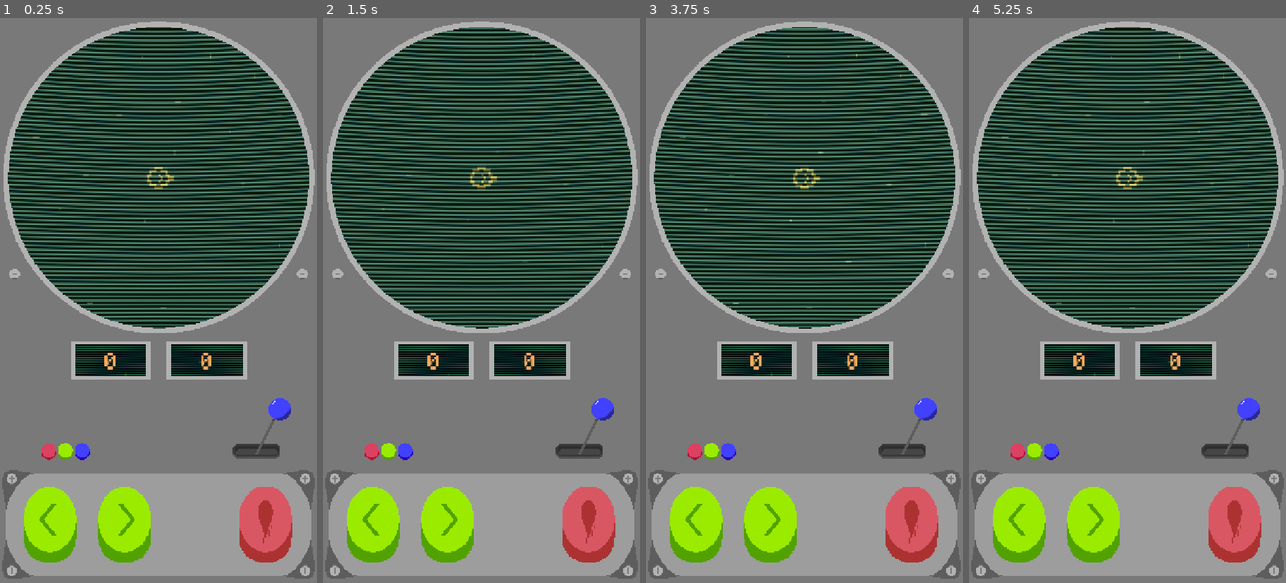
Above: before the commit, frames 1-4 (left to right).
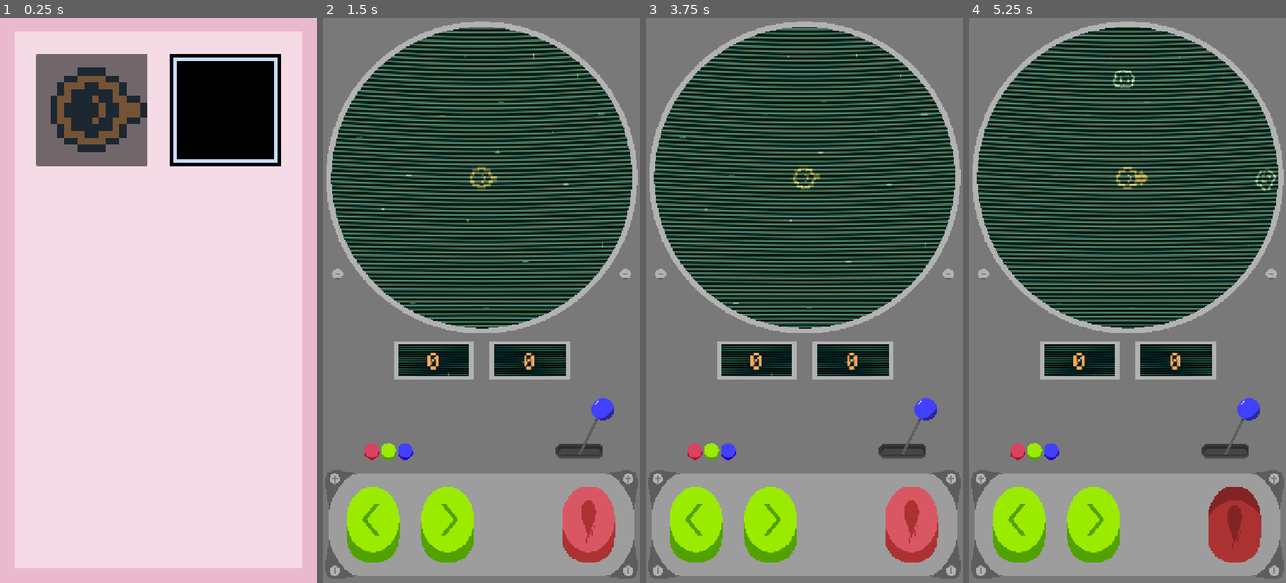
Above: after the commit, the same moments.

Repository: SickShortStick/MiniGames
Game: Godot game, scene res://Scenes/game_selector_scene.tscn
Two runs of this game, one before a commit and one after it. Both use one fixed random seed, a clock stepped at 60 frames per second and the inputs below. Before the commit the project starts from res://Scenes/Space/space_scene.tscn.
Inputs (mouse positions are in pixels of both pictures, inside the frame that each line leads up to):
- Up to frame 1 (0.25 s): no input
- Up to frame 2 (1.5 s): click (414, 108) at 0.52 s; click (481, 176) at 1.25 s
- Up to frame 3 (3.75 s): click (804, 176) at 2 s; click (804, 176) at 2.75 s; click (696, 526) at 3.5 s
- Up to frame 4 (5.25 s): click (1092, 526) at 4.25 s; click (1235, 526) at 5 s

The runs differ from the first frame. In frame 1, 97% of the frame differs, in the area x 0-100%, y 0-100%; in frame 2, less than 0.1%; in frame 3, less than 0.1%; in frame 4, 1.7%.
Error before the commit: Parse Error: Preload file "res://Assets/Sprites/PressedRotateButton.png" does not exist. (res://Scripts/Space/player.gd:9)

Commit message:
merged two games and made a prototype game selector

Diff:
--- /dev/null
+++ b/Assets/Switcheroo/Shaders/warp.gdshader
@@ -0,0 +1,23 @@
+shader_type canvas_item;
+
+uniform sampler2D screen_tex : hint_screen_texture;
+uniform vec2 death_center;  // in **normalized screen space** or pass in UV space
+uniform float time = 0.0;
+uniform float strength = 0.3;
+
+void fragment() {
+    // your normalized uv
+    vec2 uv = SCREEN_UV;
+    vec2 center = death_center;  // you’ll pass death_center already normalized (0..1)
+    vec2 dir = uv - center;
+    float dist = length(dir);
+
+    float warp = strength * exp(-dist * 8.0) * (1.0 - time);
+    uv -= dir * warp;
+
+    vec4 col = texture(screen_tex, uv);
+
+    col.rgb *= 1.0 - smoothstep(0.8, 1.0, time);
+
+    COLOR = col;
+}
--- a/Scenes/Space/space_scene.tscn
+++ b/Scenes/Space/space_scene.tscn
@@ -355,6 +355,7 @@
 scale = Vector2(1.00278, 1.25392)
 sprite_frames = SubResource("SpriteFrames_2anaj")
 autoplay = "default"
+metadata/_edit_lock_ = true
 
 [node name="Camera2D" type="Camera2D" parent="."]
 position = Vector2(360, 640)
--- /dev/null
+++ b/Scenes/Switcheroo/main_menu.tscn
@@ -0,0 +1,3 @@
+[gd_scene format=3 uid="uid://b28bw32sdnyri"]
+
+[node name="MainMenu" type="Node"]
--- /dev/null
+++ b/Scenes/Switcheroo/player.tscn
@@ -0,0 +1,93 @@
+[gd_scene load_steps=10 format=3 uid="uid://l0rtfcf7lmh5"]
+
+[ext_resource type="Script" uid="uid://bwt7iva8s5wmx" path="res://Scripts/Switcheroo/player.gd" id="1_cvnsp"]
+[ext_resource type="Texture2D" uid="uid://yyfyg2riv5wt" path="res://Assets/Switcheroo/Sprites/Player.png" id="1_v0iea"]
+[ext_resource type="Texture2D" uid="uid://bsglkhv2o5ero" path="res://Assets/Switcheroo/Sprites/DieParticle.png" id="3_6t5aa"]
+
+[sub_resource type="RectangleShape2D" id="RectangleShape2D_cvnsp"]
+size = Vector2(128, 128)
+
+[sub_resource type="Animation" id="Animation_fkybt"]
+length = 0.001
+tracks/0/type = "value"
+tracks/0/imported = false
+tracks/0/enabled = true
+tracks/0/path = NodePath("Sprite2D:scale")
+tracks/0/interp = 1
+tracks/0/loop_wrap = true
+tracks/0/keys = {
+"times": PackedFloat32Array(0),
+"transitions": PackedFloat32Array(1),
+"update": 0,
+"values": [Vector2(1, 1)]
+}
+
+[sub_resource type="Animation" id="Animation_vgqql"]
+resource_name = "die"
+length = 0.5
+tracks/0/type = "value"
+tracks/0/imported = false
+tracks/0/enabled = true
+tracks/0/path = NodePath("Sprite2D:scale")
+tracks/0/interp = 1
+tracks/0/loop_wrap = true
+tracks/0/keys = {
+"times": PackedFloat32Array(0, 0.5),
+"transitions": PackedFloat32Array(0.133972, 0.189465),
+"update": 0,
+"values": [Vector2(1, 1), Vector2(0, 0)]
+}
+
+[sub_resource type="AnimationLibrary" id="AnimationLibrary_x3wgy"]
+_data = {
+&"RESET": SubResource("Animation_fkybt"),
+&"die": SubResource("Animation_vgqql")
+}
+
+[sub_resource type="Curve" id="Curve_3smsa"]
+_limits = [0.0, 100.0, 0.0, 1.0]
+_data = [Vector2(0, 1), 0.0, 0.0, 0, 0, Vector2(1, 100), 0.0, 0.0, 0, 0]
+point_count = 2
+
+[sub_resource type="Curve" id="Curve_8erm5"]
+_data = [Vector2(0, 1), 0.0, 0.0, 0, 0, Vector2(0.827982, 0.696616), -1.73918, -1.73918, 0, 0, Vector2(1, 0), 0.0, 0.0, 0, 0]
+point_count = 3
+
+[node name="Player" type="CharacterBody2D"]
+up_direction = Vector2(1, 0)
+script = ExtResource("1_cvnsp")
+
+[node name="Sprite2D" type="Sprite2D" parent="."]
+texture = ExtResource("1_v0iea")
+
+[node name="HitBox" type="CollisionShape2D" parent="."]
+shape = SubResource("RectangleShape2D_cvnsp")
+
+[node name="Checker" type="RayCast2D" parent="."]
+position = Vector2(-1080, 0)
+target_position = Vector2(2160, 0)
+
+[node name="AnimationPlayer" type="AnimationPlayer" parent="."]
+libraries = {
+&"": SubResource("AnimationLibrary_x3wgy")
+}
+
+[node name="CPUParticles2D" type="CPUParticles2D" parent="."]
+emitting = false
+amount = 12
+texture = ExtResource("3_6t5aa")
+one_shot = true
+speed_scale = 1.2
+explosiveness = 1.0
+direction = Vector2(0, 0)
+spread = 180.0
+gravity = Vector2(0, 0)
+initial_velocity_min = 40.0
+initial_velocity_max = 236.56
+angular_velocity_min = -80.0
+angular_velocity_max = 80.0
+damping_max = 4.0
+damping_curve = SubResource("Curve_3smsa")
+scale_amount_min = 0.0
+scale_amount_max = 2.0
+scale_amount_curve = SubResource("Curve_8erm5")
--- /dev/null
+++ b/Scenes/Switcheroo/spike.tscn
@@ -0,0 +1,23 @@
+[gd_scene load_steps=3 format=3 uid="uid://bg6sjbqrxq7ee"]
+
+[ext_resource type="Script" uid="uid://cisdj46w2u5sh" path="res://Scripts/Switcheroo/spike.gd" id="1_arjuu"]
+[ext_resource type="Texture2D" uid="uid://buw1e7wexdhmq" path="res://Assets/Switcheroo/Sprites/Spike.png" id="2_1hdpb"]
+
+[node name="Spike" type="RigidBody2D" groups=["Spikes"]]
+collision_mask = 0
+gravity_scale = 0.0
+script = ExtResource("1_arjuu")
+metadata/_custom_type_script = "uid://cisdj46w2u5sh"
+
+[node name="Sprite2D" type="Sprite2D" parent="."]
+position = Vector2(1, 0)
+scale = Vector2(0.66, 0.66)
+texture = ExtResource("2_1hdpb")
+
+[node name="HitBox" type="CollisionPolygon2D" parent="."]
+position = Vector2(1, 0)
+polygon = PackedVector2Array(-42, 42, 40, 0, -42, -42)
+
+[node name="VisibleOnScreenNotifier2D" type="VisibleOnScreenNotifier2D" parent="."]
+
+[connection signal="screen_exited" from="VisibleOnScreenNotifier2D" to="." method="_on_visible_on_screen_notifier_2d_screen_exited"]
--- /dev/null
+++ b/Scenes/Switcheroo/switcheroo_main.tscn
@@ -0,0 +1,88 @@
+[gd_scene load_steps=8 format=3 uid="uid://dub6edtrv62kq"]
+
+[ext_resource type="Script" uid="uid://c6xbvaj0isa8b" path="res://Scripts/Switcheroo/main_scene.gd" id="1_kv5jy"]
+[ext_resource type="PackedScene" uid="uid://dp8ixhmcy1l1w" path="res://Scenes/Switcheroo/wall.tscn" id="2_2im1x"]
+[ext_resource type="Texture2D" uid="uid://cvmij0sbnrsv5" path="res://Assets/Switcheroo/Sprites/Background2.png" id="3_n23da"]
+[ext_resource type="Theme" uid="uid://dhtvdxlmw8lkj" path="res://Themes/Switcheroo/game_theme.tres" id="4_l8eli"]
+[ext_resource type="PackedScene" uid="uid://l0rtfcf7lmh5" path="res://Scenes/Switcheroo/player.tscn" id="6_lj4b1"]
+[ext_resource type="Script" uid="uid://docw7h8lc18i3" path="res://Scripts/Switcheroo/spike_spawner.gd" id="7_fnt4c"]
+[ext_resource type="Script" uid="uid://og37fecq3t87" path="res://Scripts/Switcheroo/game_info.gd" id="8_gle7t"]
+
+[node name="MainScene" type="Node"]
+script = ExtResource("1_kv5jy")
+
+[node name="LeftWall" parent="." instance=ExtResource("2_2im1x")]
+position = Vector2(16, 960)
+collision_layer = 2
+
+[node name="RightWall" parent="." instance=ExtResource("2_2im1x")]
+position = Vector2(704, 960)
+collision_layer = 2
+
+[node name="CanvasLayer" type="CanvasLayer" parent="."]
+layer = -1
+
+[node name="Control" type="Control" parent="CanvasLayer"]
+layout_mode = 3
+anchors_preset = 15
+anchor_right = 1.0
+anchor_bottom = 1.0
+grow_horizontal = 2
+grow_vertical = 2
+theme = ExtResource("4_l8eli")
+
+[node name="ScoreLabel" type="Label" parent="CanvasLayer/Control"]
+layout_mode = 1
+anchors_preset = 10
+anchor_right = 1.0
+offset_bottom = 23.0
+grow_horizontal = 2
+text = "0"
+horizontal_alignment = 1
+vertical_alignment = 1
+
+[node name="PanelContainer" type="PanelContainer" parent="CanvasLayer/Control"]
+layout_mode = 0
+offset_right = 40.0
+offset_bottom = 40.0
+
+[node name="BG" type="Sprite2D" parent="CanvasLayer/Control"]
+visible = false
+position = Vector2(540, 960)
+texture = ExtResource("3_n23da")
+
+[node name="TextureRect" type="TextureRect" parent="CanvasLayer/Control"]
+layout_mode = 1
+anchors_preset = 15
+anchor_right = 1.0
+anchor_bottom = 1.0
+grow_horizontal = 2
+grow_vertical = 2
+texture = ExtResource("3_n23da")
+expand_mode = 1
+
+[node name="Player" parent="." instance=ExtResource("6_lj4b1")]
+z_index = 5
+position = Vector2(112, 1058)
+scale = Vector2(0.66, 0.66)
+collision_mask = 3
+falling_speed = 12000
+jumping_speed = 2400
+switching_sides_speed = 160
+
+[node name="RightSpawnPoint" type="Node2D" parent="."]
+position = Vector2(646, 0)
+
+[node name="LeftSpawnPoint" type="Node2D" parent="."]
+position = Vector2(72, 0)
+
+[node name="SpikeSpawner" type="Node" parent="."]
+script = ExtResource("7_fnt4c")
+
+[node name="SpawnerTimer" type="Timer" parent="SpikeSpawner"]
+autostart = true
+
+[node name="GameInfo" type="Node" parent="."]
+script = ExtResource("8_gle7t")
+
+[connection signal="timeout" from="SpikeSpawner/SpawnerTimer" to="SpikeSpawner" method="_on_spawner_timer_timeout"]
--- /dev/null
+++ b/Scenes/Switcheroo/wall.tscn
@@ -0,0 +1,15 @@
+[gd_scene load_steps=3 format=3 uid="uid://dp8ixhmcy1l1w"]
+
+[ext_resource type="Texture2D" uid="uid://n3hart6esydg" path="res://Assets/Switcheroo/Sprites/Wall.png" id="1_d155t"]
+
+[sub_resource type="RectangleShape2D" id="RectangleShape2D_yjehn"]
+size = Vector2(32, 1980)
+
+[node name="Wall" type="StaticBody2D"]
+
+[node name="Sprite2D" type="Sprite2D" parent="."]
+texture = ExtResource("1_d155t")
+
+[node name="HitBox" type="CollisionShape2D" parent="."]
+shape = SubResource("RectangleShape2D_yjehn")
+debug_color = Color(0, 0.6, 0.701961, 0)
--- /dev/null
+++ b/Scenes/game_selector_scene.tscn
@@ -0,0 +1,74 @@
+[gd_scene load_steps=5 format=3 uid="uid://c637fhnoerkqf"]
+
+[ext_resource type="Script" uid="uid://br1d0th12sdh7" path="res://Scripts/game_selector_scene.gd" id="1_125nu"]
+[ext_resource type="Theme" uid="uid://dp6cohntb8t8f" path="res://Themes/GameSelectTheme.tres" id="1_mvent"]
+[ext_resource type="Texture2D" uid="uid://m55bqhd11jyq" path="res://Assets/Space/Sprites/Player.svg" id="3_fn1gr"]
+[ext_resource type="Texture2D" uid="uid://yyfyg2riv5wt" path="res://Assets/Switcheroo/Sprites/Player.png" id="4_160eo"]
+
+[node name="GameSelectorScene" type="Node"]
+script = ExtResource("1_125nu")
+
+[node name="Control" type="Control" parent="."]
+layout_mode = 3
+anchors_preset = 15
+anchor_right = 1.0
+anchor_bottom = 1.0
+grow_horizontal = 2
+grow_vertical = 2
+theme = ExtResource("1_mvent")
+
+[node name="PanelContainer" type="PanelContainer" parent="Control"]
+layout_mode = 1
+anchors_preset = 15
+anchor_right = 1.0
+anchor_bottom = 1.0
+grow_horizontal = 2
+grow_vertical = 2
+
+[node name="MarginContainer" type="MarginContainer" parent="Control/PanelContainer"]
+layout_mode = 2
+
+[node name="VBoxContainer" type="VBoxContainer" parent="Control/PanelContainer/MarginContainer"]
+layout_mode = 2
+
+[node name="HBoxContainer" type="HBoxContainer" parent="Control/PanelContainer/MarginContainer/VBoxContainer"]
+layout_mode = 2
+size_flags_vertical = 4
+
+[node name="SpaceTex" type="TextureRect" parent="Control/PanelContainer/MarginContainer/VBoxContainer/HBoxContainer"]
+layout_mode = 2
+size_flags_horizontal = 3
+texture = ExtResource("3_fn1gr")
+expand_mode = 4
+stretch_mode = 4
+
+[node name="Space" type="Button" parent="Control/PanelContainer/MarginContainer/VBoxContainer/HBoxContainer/SpaceTex"]
+layout_mode = 1
+anchors_preset = 15
+anchor_right = 1.0
+anchor_bottom = 1.0
+grow_horizontal = 2
+grow_vertical = 2
+size_flags_horizontal = 3
+size_flags_vertical = 4
+
+[node name="Switcheroo" type="Button" parent="Control/PanelContainer/MarginContainer/VBoxContainer/HBoxContainer"]
+layout_mode = 2
+size_flags_horizontal = 3
+
+[node name="SwitcherooTex" type="TextureRect" parent="Control/PanelContainer/MarginContainer/VBoxContainer/HBoxContainer/Switcheroo"]
+layout_mode = 1
+anchors_preset = 13
+anchor_left = 0.5
+anchor_right = 0.5
+anchor_bottom = 1.0
+offset_left = -40.0
+offset_right = 40.0
+grow_horizontal = 2
+grow_vertical = 2
+size_flags_horizontal = 3
+texture = ExtResource("4_160eo")
+expand_mode = 2
+
+[connection signal="pressed" from="Control/PanelContainer/MarginContainer/VBoxContainer/HBoxContainer/SpaceTex/Space" to="." method="_on_space_pressed"]
+[connection signal="pressed" from="Control/PanelContainer/MarginContainer/VBoxContainer/HBoxContainer/Switcheroo" to="." method="_on_button_pressed"]
--- a/Scripts/Space/asteroid_spawner.gd
+++ b/Scripts/Space/asteroid_spawner.gd
@@ -3,7 +3,7 @@
 
 @export var asteroid_speed = 100
 @onready var player: Area2D = $"../Player"
-const ASTEROID = preload("res://Scenes/asteroid.tscn")
+const ASTEROID = preload("res://Scenes/Space/asteroid.tscn")
 @onready var spawn_line: PathFollow2D = $"../Path2D/SpawnLine"
 @onready var path_2d: Path2D = $"../Path2D"
 
--- a/Scripts/Space/player.gd
+++ b/Scripts/Space/player.gd
@@ -6,10 +6,10 @@
 @export var BULLET_SCENE : PackedScene
 @onready var bullet_position: Node2D = $BulletPosition
 @onready var animated_sprite_2d: AnimatedSprite2D = $AnimatedSprite2D
-const PRESSED_ROTATE_BUTTON = preload("res://Assets/Sprites/PressedRotateButton.png")
-const ROTATE_BUTTON = preload("res://Assets/Sprites/RotateButton.png")
-const SHOOT_BUTTON_PRESSED = preload("res://Assets/Sprites/ShootButtonPressed.png")
-const SHOOT_BUTTON = preload("res://Assets/Sprites/ShootButton.png")
+const PRESSED_ROTATE_BUTTON = preload("res://Assets/Space/Sprites/PressedRotateButton.png")
+const ROTATE_BUTTON = preload("res://Assets/Space/Sprites/RotateButton.png")
+const SHOOT_BUTTON_PRESSED = preload("res://Assets/Space/Sprites/ShootButtonPressed.png")
+const SHOOT_BUTTON = preload("res://Assets/Space/Sprites/ShootButton.png")
 
 @onready var left_button_texture: TextureRect = $"../GUI/Control/MarginContainer/BtnGroup/HBoxContainer/LeftButtonTexture"
 @onready var right_button_texture: TextureRect = $"../GUI/Control/MarginContainer/BtnGroup/HBoxContainer/RightButtonTexture"
--- a/Scripts/Space/power_up_spawner.gd
+++ b/Scripts/Space/power_up_spawner.gd
@@ -1,7 +1,7 @@
 extends Node
 
 
-const ICE = preload("res://Scenes/ice.tscn")
+const ICE = preload("res://Scenes/Space/ice.tscn")
 @export var ice_speed = 100
 @onready var player_position = $"../Player".position
 @onready var spawn_line: PathFollow2D = $"../Path2D/SpawnLine"
--- a/Scripts/Space/space_scene.gd
+++ b/Scripts/Space/space_scene.gd
@@ -4,9 +4,9 @@
 var score = 0
 @onready var score_label: Label = $GUI/Control/ScoreTextureRect/ScoreLabel
 
-const DEBREE = preload("res://Scenes/debree.tscn")
-const BULLET_DEBREE = preload("res://Scenes/bullet_debree.tscn")
-const ICE_DEBREE = preload("res://Scenes/ice_debree.tscn")
+const DEBREE = preload("res://Scenes/Space/debree.tscn")
+const BULLET_DEBREE = preload("res://Scenes/Space/bullet_debree.tscn")
+const ICE_DEBREE = preload("res://Scenes/Space/ice_debree.tscn")
 
 @onready var cam = $Camera2D
 @onready var screen_size = get_viewport().size
@@ -15,8 +15,8 @@
 @onready var inner_circle: Sprite2D = $GUI/Control/OuterCircle/InnerCircle
 @onready var retry_button_texture: TextureRect = $GUI/Control/OuterCircle/InnerCircle/RetryButtonTexture
 
-const CRT_EFFECT = preload("res://ScreenEffect/crt_effect.gdshader")
-const GAME_OVER_CRT_EFFECT = preload("res://ScreenEffect/game_over_crt_effect.gdshader")
+const CRT_EFFECT = preload("res://ScreenEffect/Space/crt_effect.gdshader")
+const GAME_OVER_CRT_EFFECT = preload("res://ScreenEffect/Space/game_over_crt_effect.gdshader")
 
 @onready var crt: ColorRect = $GUI/CRT
 
--- /dev/null
+++ b/Scripts/Switcheroo/game_info.gd
@@ -0,0 +1,15 @@
+extends Node
+
+
+var score = 0
+var high_score = 0
+var lost = false
+
+
+func scored():
+	score += 1
+
+
+func game_over():
+	lost = true
+	get_tree().call_group("Spikes", "stop")
--- /dev/null
+++ b/Scripts/Switcheroo/main_scene.gd
@@ -0,0 +1,8 @@
+extends Node
+
+
+@onready var score_label: Label = $CanvasLayer/Control/ScoreLabel
+
+
+func change_score_label():
+	score_label.set_text(str(GameInfo.score))
--- /dev/null
+++ b/Scripts/Switcheroo/player.gd
@@ -0,0 +1,75 @@
+extends CharacterBody2D
+
+
+var gravity = ProjectSettings.get("physics/2d/default_gravity")
+var minimum_distance_for_swipe = 200
+var is_clicking = false
+var click_starting_position = Vector2.ZERO
+var click_ending_position = Vector2.ZERO
+var is_jumping = false
+
+
+var last_spike_collision = null
+
+
+@export var falling_speed : int = 10
+@export var jumping_speed : int = 10
+@export var switching_sides_speed : int = 100
+
+
+@onready var main_scene: Node = $".."
+@onready var checker: RayCast2D = $Checker
+@onready var cpu_particles_2d: CPUParticles2D = $CPUParticles2D
+@onready var animation_player: AnimationPlayer = $AnimationPlayer
+
+
+func _physics_process(delta: float) -> void:
+	if not is_on_floor() and not is_jumping:
+		velocity.x -= (gravity * switching_sides_speed) * up_direction.x * delta
+	if not is_on_floor() and is_jumping:
+		velocity.x -= falling_speed * up_direction.x * delta
+	if is_on_floor():
+		is_jumping = false
+	if Input.is_action_just_pressed("Click"):
+		click_starting_position = get_global_mouse_position()
+		is_clicking = true
+	if Input.is_action_just_released("Click") and not is_jumping:
+		click_ending_position = get_global_mouse_position()
+		is_clicking = false
+		change_floor_direction() if check_for_swipe(click_starting_position, click_ending_position) else jump()
+
+	if checker.get_collider():
+		if not checker.get_collider().earned:
+			checker.get_collider().earned = true
+			GameInfo.scored()
+			main_scene.change_score_label()
+	if get_last_slide_collision() and get_last_slide_collision().get_collider().is_in_group("Spikes"):
+		die()
+
+	move_and_slide()
+
+
+func change_floor_direction():
+		up_direction *= -1
+		velocity = Vector2.ZERO
+
+
+func check_for_swipe(starting_point: Vector2, ending_point: Vector2):
+	var distance_of_swipe = abs(starting_point.distance_to(ending_point))
+	return true if distance_of_swipe >= minimum_distance_for_swipe else false
+
+
+func jump():
+	is_jumping = true
+	velocity = Vector2.ZERO
+	velocity.x += jumping_speed * up_direction.x
+
+
+func die():
+	GameInfo.game_over()
+	collision_mask = 0
+	velocity = Vector2.ZERO
+	animation_player.play("die")
+	cpu_particles_2d.set_emitting(true)
+	await cpu_particles_2d.finished
+	queue_free()
--- /dev/null
+++ b/Scripts/Switcheroo/spike.gd
@@ -0,0 +1,13 @@
+extends RigidBody2D
+class_name Spike
+
+
+var earned = false
+
+
+func _on_visible_on_screen_notifier_2d_screen_exited() -> void:
+	queue_free()
+
+
+func stop():
+	linear_velocity = Vector2.ZERO
--- /dev/null
+++ b/Scripts/Switcheroo/spike_spawner.gd
@@ -0,0 +1,24 @@
+extends Node
+
+
+const SPIKE_SCENE = preload("res://Scenes/Switcheroo/spike.tscn")
+
+@onready var gravity = ProjectSettings.get("physics/2d/default_gravity")
+@onready var right_spawn_point: Vector2 = $"../RightSpawnPoint".global_position
+@onready var left_spawn_point: Vector2 = $"../LeftSpawnPoint".global_position
+@onready var spawner_timer: Timer = $SpawnerTimer
+
+
+func _on_spawner_timer_timeout() -> void:
+	if not GameInfo.lost:
+		var position_index = [0, 1].pick_random()
+		var amount = randi_range(1, 3)
+		for i in range(amount):
+			var spike = SPIKE_SCENE.instantiate()
+			spike.position = [left_spawn_point, right_spawn_point].get(position_index) - Vector2(0, 85) * i
+			if position_index == 1:
+				spike.rotation_degrees = -180
+			spike.linear_velocity.y = gravity
+			add_child(spike)
+		return
+	spawner_timer.stop()
--- /dev/null
+++ b/Scripts/game_selector_scene.gd
@@ -0,0 +1,14 @@
+extends Node
+
+
+const SWITCHEROO_MAIN = preload("res://Scenes/Switcheroo/switcheroo_main.tscn")
+const SPACE_SCENE = preload("res://Scenes/Space/space_scene.tscn")
+
+
+
+func _on_space_pressed() -> void:
+	get_tree().change_scene_to_packed(SPACE_SCENE)
+
+
+func _on_button_pressed() -> void:
+	get_tree().change_scene_to_packed(SWITCHEROO_MAIN)
--- /dev/null
+++ b/Themes/GameSelectTheme.tres
@@ -0,0 +1,30 @@
+[gd_resource type="Theme" load_steps=3 format=3 uid="uid://dp6cohntb8t8f"]
+
+[sub_resource type="StyleBoxFlat" id="StyleBoxFlat_y702a"]
+bg_color = Color(0.961584, 0.859639, 0.89841, 1)
+border_width_left = 32
+border_width_top = 32
+border_width_right = 32
+border_width_bottom = 32
+border_color = Color(0.91726, 0.726624, 0.803284, 1)
+
+[sub_resource type="StyleBoxFlat" id="StyleBoxFlat_2f4un"]
+bg_color = Color(0.961584, 0.859639, 0.89841, 1)
+border_width_left = 32
+border_width_top = 32
+border_width_right = 32
+border_width_bottom = 32
+border_color = Color(0.91726, 0.726624, 0.803284, 1)
+
+[resource]
+GridContainer/constants/h_separation = 50
+GridContainer/constants/v_separation = 50
+HBoxContainer/constants/separation = 50
+MarginContainer/constants/margin_bottom = 50
+MarginContainer/constants/margin_left = 50
+MarginContainer/constants/margin_right = 50
+MarginContainer/constants/margin_top = 50
+OuterPanel/base_type = &"PanelContainer"
+OuterPanel/styles/panel = SubResource("StyleBoxFlat_y702a")
+PanelContainer/styles/panel = SubResource("StyleBoxFlat_2f4un")
+VBoxContainer/constants/separation = 25
--- /dev/null
+++ b/Themes/Switcheroo/game_theme.tres
@@ -0,0 +1,10 @@
+[gd_resource type="Theme" format=3 uid="uid://dhtvdxlmw8lkj"]
+
+[resource]
+Label/colors/font_color = Color(0.999765, 0.636026, 0.601618, 1)
+Label/colors/font_outline_color = Color(0, 0, 0, 1)
+Label/colors/font_shadow_color = Color(0.633192, 0, 0.0826414, 1)
+Label/constants/outline_size = 10
+Label/constants/shadow_offset_y = 10
+Label/font_sizes/font_size = 96
+rtast/base_type = &"PanelContainer"
--- a/project.godot
+++ b/project.godot
@@ -11,9 +11,13 @@
 [application]
 
 config/name="MiniGames"
-run/main_scene="uid://btcrbv73w6mnh"
+run/main_scene="uid://c637fhnoerkqf"
 config/features=PackedStringArray("4.4", "GL Compatibility")
 config/icon="res://icon.svg"
+
+[autoload]
+
+GameInfo="*res://Scripts/Switcheroo/game_info.gd"
 
 [display]
 
@@ -43,6 +47,11 @@
 "events": [Object(InputEventKey,"resource_local_to_scene":false,"resource_name":"","device":-1,"window_id":0,"alt_press …(191 unchanged characters)…
 ]
 }
+Click={
+"deadzone": 0.2,
+"events": [Object(InputEventMouseButton,"resource_local_to_scene":false,"resource_name":"","device":-1,"window_id":0,"alt_pressed":false,"shift_pressed":false,"ctrl_pressed":false,"meta_pressed":false,"button_mask":1,"position":Vector2(812, 51),"global_position":Vector2(831, 147),"factor":1.0,"button_index":1,"canceled":false,"pressed":true,"double_click":true,"script":null)
+]
+}
 
 [input_devices]
 
Not shown, added: Assets/Switcheroo/Shaders/warp.gdshader.uid
Binary file added: Assets/Switcheroo/Sprites/Background.png
Not shown, added: Assets/Switcheroo/Sprites/Background.png.import
Binary file added: Assets/Switcheroo/Sprites/Background2 2.png
Not shown, added: Assets/Switcheroo/Sprites/Background2 2.png.import
Binary file added: Assets/Switcheroo/Sprites/Background2 3.png
Not shown, added: Assets/Switcheroo/Sprites/Background2 3.png.import
Binary file added: Assets/Switcheroo/Sprites/Background2.png
Not shown, added: Assets/Switcheroo/Sprites/Background2.png.import
Binary file added: Assets/Switcheroo/Sprites/DieParticle.png
Not shown, added: Assets/Switcheroo/Sprites/DieParticle.png.import
Binary file added: Assets/Switcheroo/Sprites/Player.png
(and 11 more such lines)
